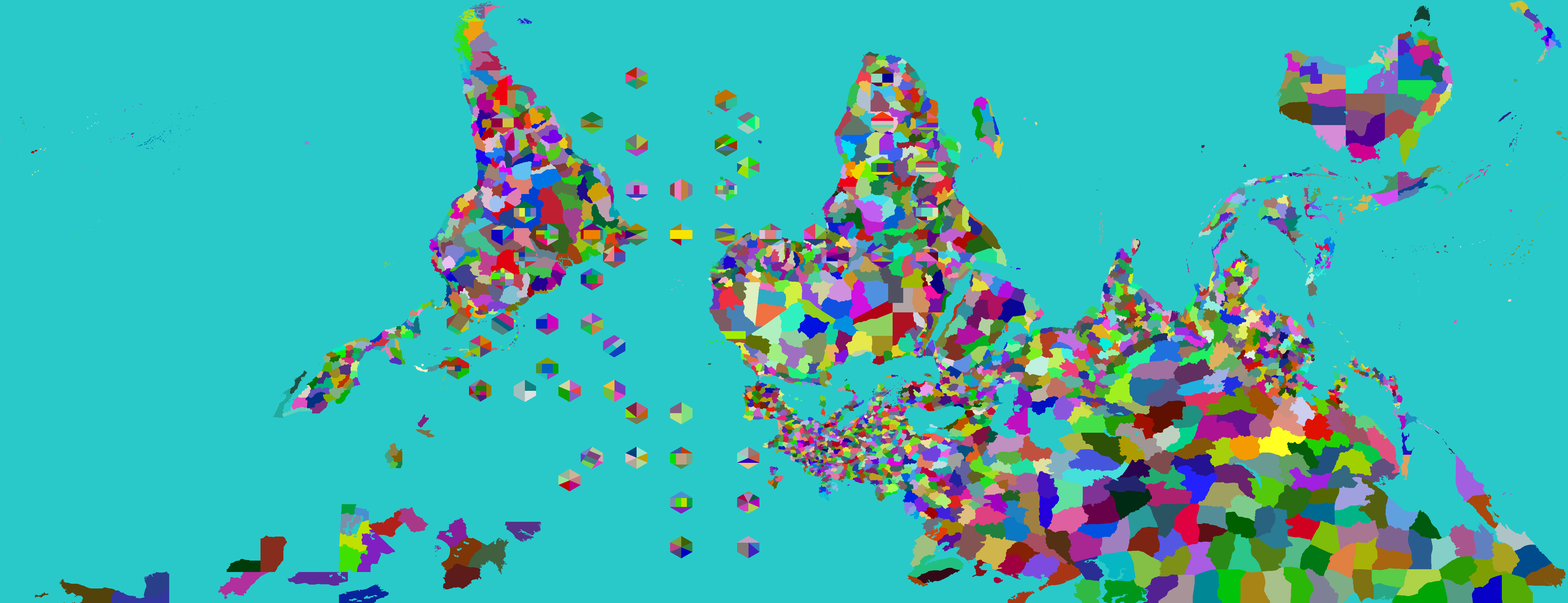
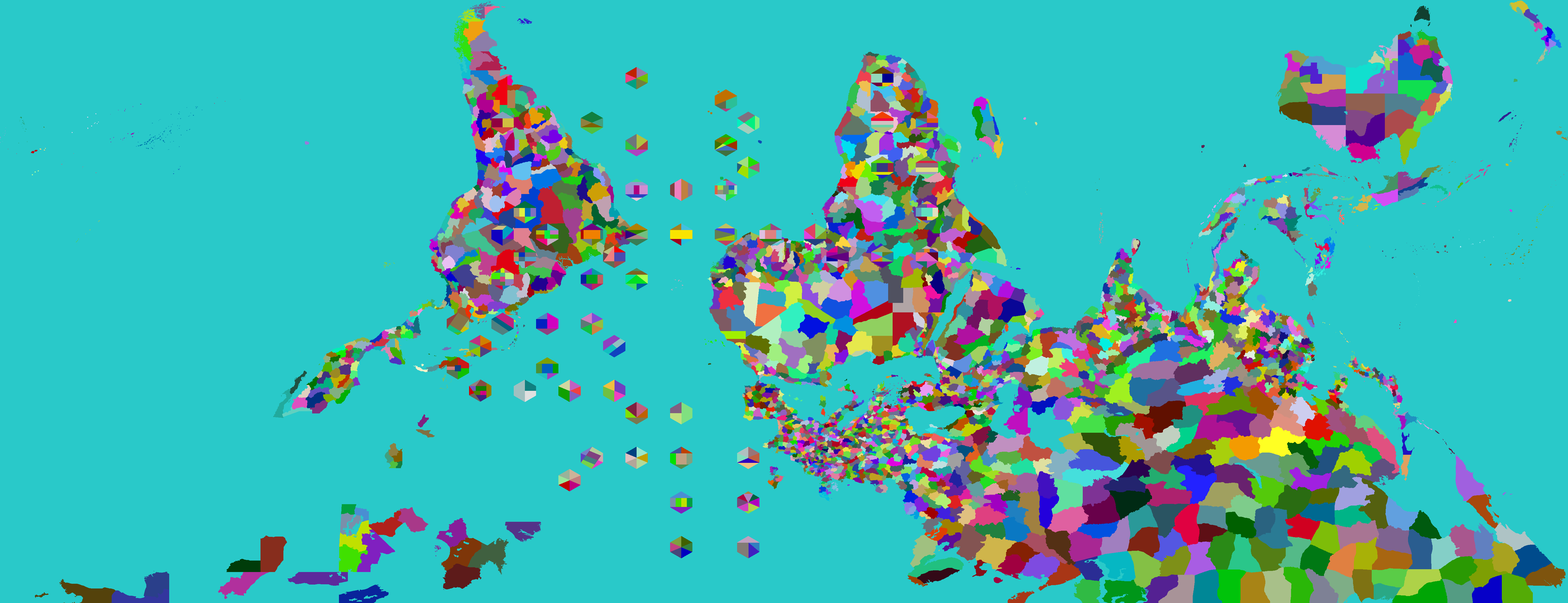
Layer changes from the first 1568x603 image to the second:
painted on "Provinces" over [625, 268, 901, 502]
